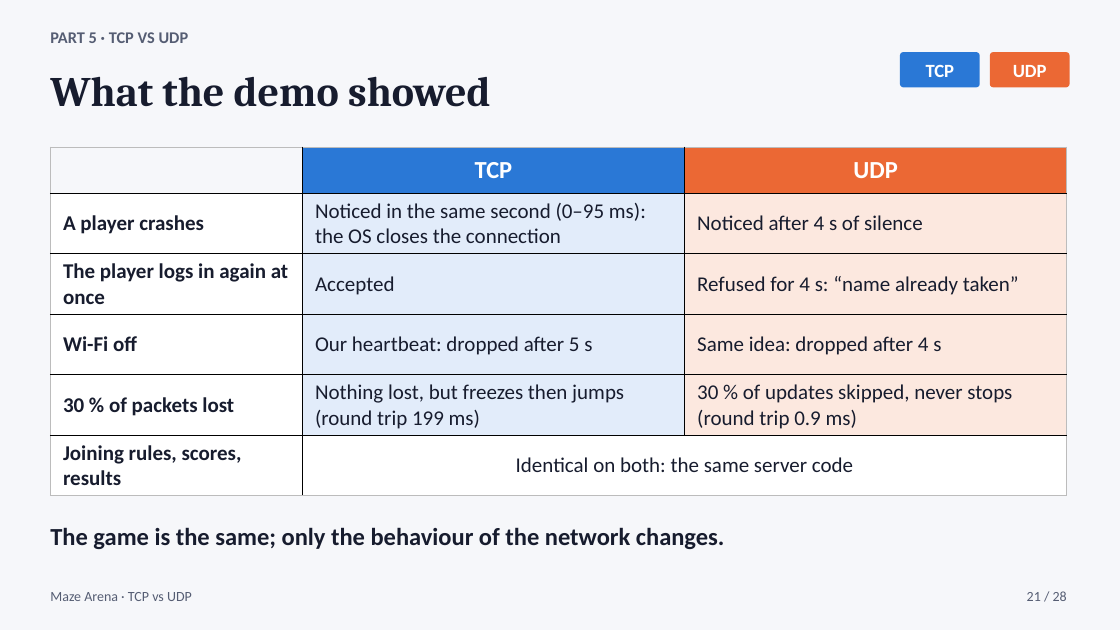
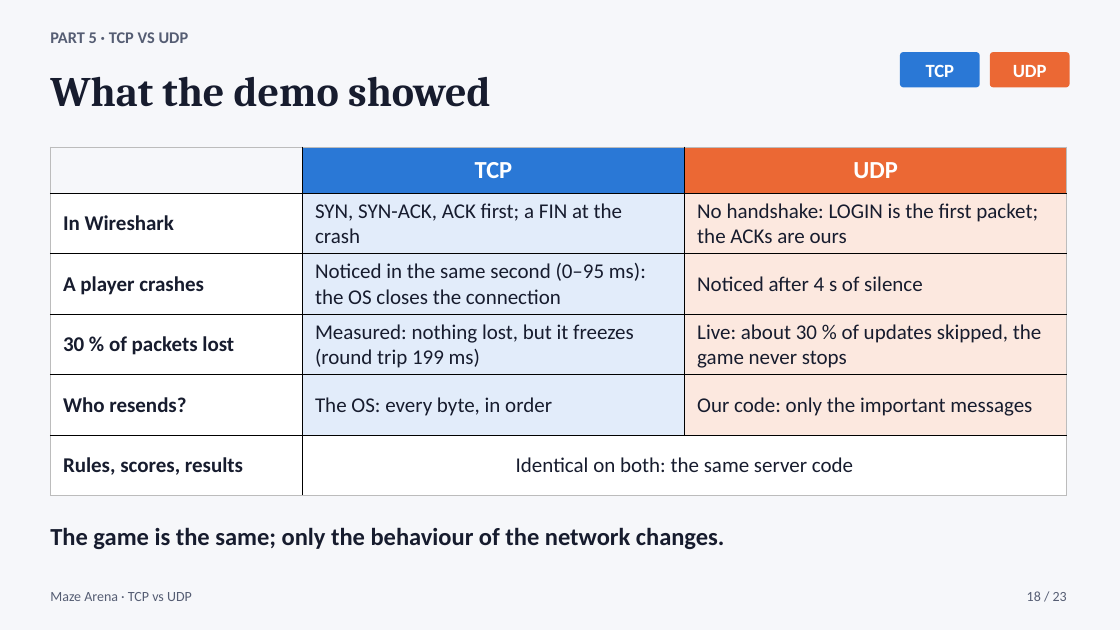
Before and after one commit to bayaCh05/maze-arena, a slide deck: slide 18 of slides/maze_arena_tcp_vs_udp.pptx (slide 21 before the commit). Drawn at 1120x630 pixels with LibreOffice and Linux fonts; fonts in the diff are those of the drawing. Boxes give left, top, right and bottom in pixels: in the first picture for what was removed or moved away, otherwise in the second. Text is boxed around its words. In the diff, an @@ line names an element or a change of style, - is before the commit and + after.

```diff
--- a/slides/maze_arena_tcp_vs_udp.pptx
+++ b/slides/maze_arena_tcp_vs_udp.pptx
@@ table at (50, 147, 1067, 496) @@
+row 2: In Wireshark | SYN, SYN-ACK, ACK first; a FIN at the crash | No handshake: LOGIN is the first packet; the ACKs are ours
-row 3: The player logs in again at once | Accepted | Refused for 4 s: “name already taken”
-row 4: Wi-Fi off | Our heartbeat: dropped after 5 s | Same idea: dropped after 4 s
-row 5: 30 % of packets lost | Nothing lost, but freezes then jumps (round trip 199 ms) | 30 % of updates skipped, never stops (round trip 0.9 ms)
-row 6: Joining rules, scores, results | Identical on both: the same server code | 
+row 4: 30 % of packets lost | Measured: nothing lost, but it freezes (round trip 199 ms) | Live: about 30 % of updates skipped, the game never stops
+row 5: Who resends? | The OS: every byte, in order | Our code: only the important messages
+row 6: Rules, scores, results | Identical on both: the same server code | 
@@ text at (1027, 591, 1067, 601): text changed @@
-21 / 28
+18 / 23
```
Also in this commit, not shown: 19 other slides changed, 3 slides added, 8 slides removed, 9 other files.
